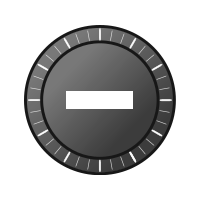
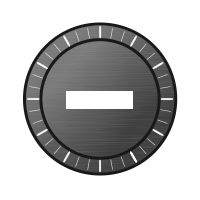
Layer changes from the first 200 × 200 image to the second:
hid "cadran.svg" over (24, 25, 176, 175)
added layer "boule-brushed.svg" (90%) above "Arrière-plan" over (22, 22, 178, 176)
